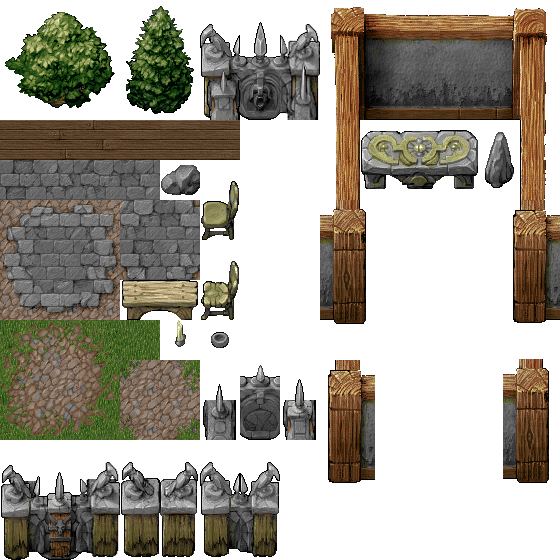
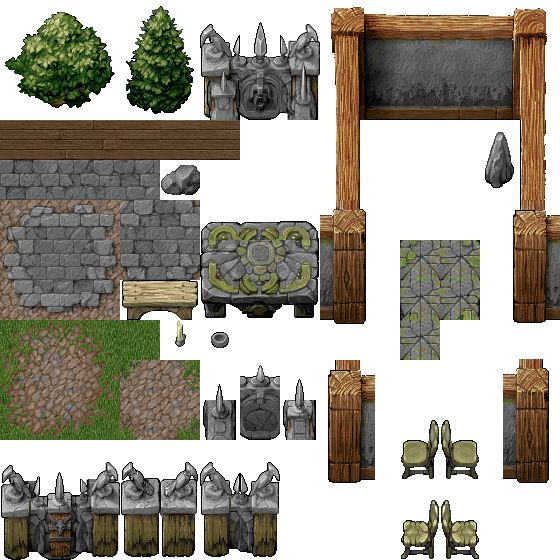
Layers edited between the first and the second 560x560 image:
renamed "Capa 6" to "Capa 8", painted on it over [200, 130, 480, 559]
removed layer "Capa 5" over [200, 130, 480, 559]
